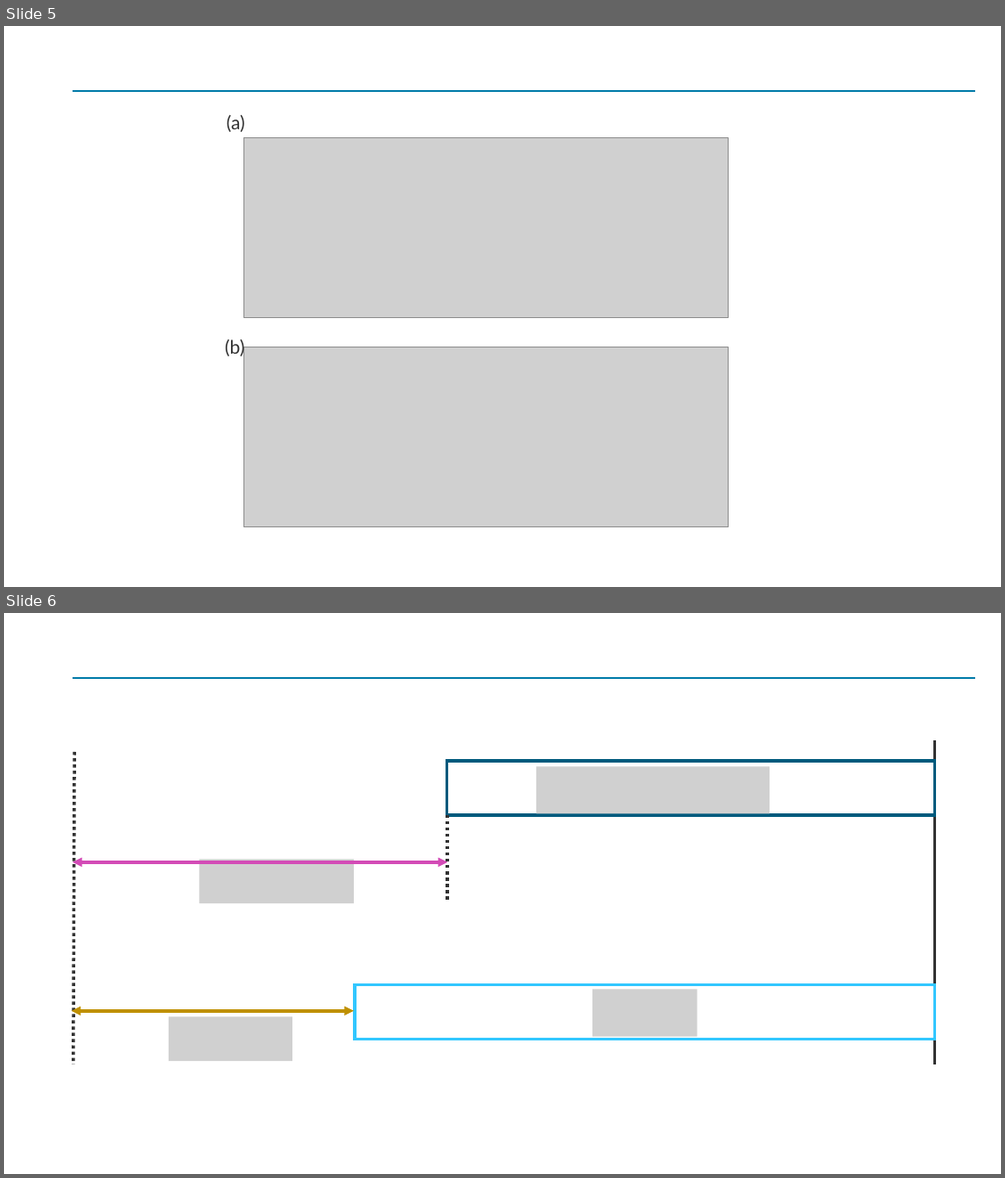
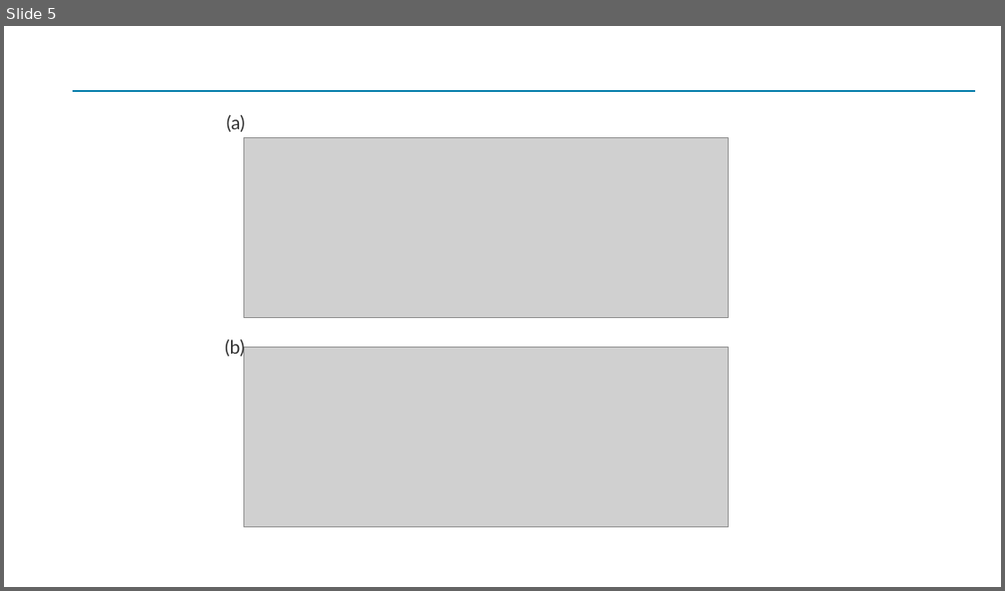
Before and after one commit to Yoshiaki-Harada/Resarch, a slide deck: Paper/master-thesis/src/img/chapter-2/図.pptx. Shown one above the other, each under a label of ours: slides 5 and 6 before the commit, slide 5 after it. The pictures are 1005x1178 and 1005x591 pixels, drawn with LibreOffice and Linux fonts; fonts in the diff are those of the drawing; grey boxes stand for pictures. Boxes give left, top, right and bottom in pixels: in the first picture for what was removed or moved away, otherwise in the second. Text is boxed around its words. In the diff, an @@ line names an element or a change of style, - is before the commit and + after.

```diff
--- a/Paper/master-thesis/src/img/chapter-2/図.pptx
+++ b/Paper/master-thesis/src/img/chapter-2/図.pptx
@@ slide 6 removed at box(4, 613, 1001, 1174), background #FFFFFF; not listed: 1 template element that a slide beside it also shows @@
@@ line removed from (935, 740) to (935, 1064) @@
@@ line removed from (74, 752) to (73, 1064) @@
@@ rectangle removed at box(446, 761, 934, 815) @@
@@ picture removed at box(536, 766, 769, 813) @@
@@ line removed from (447, 815) to (447, 901) @@
@@ double arrow removed from (73, 862) to (447, 862) @@
@@ picture removed at box(199, 859, 354, 903) @@
@@ rectangle removed at box(355, 985, 935, 1039) @@
@@ double arrow removed from (72, 1011) to (354, 1011) @@
@@ picture removed at box(592, 989, 697, 1037) @@
@@ picture removed at box(169, 1017, 291, 1061) @@
```
Also in this commit, not shown: 1 slide changed, 1 slide added, 4 other files.
